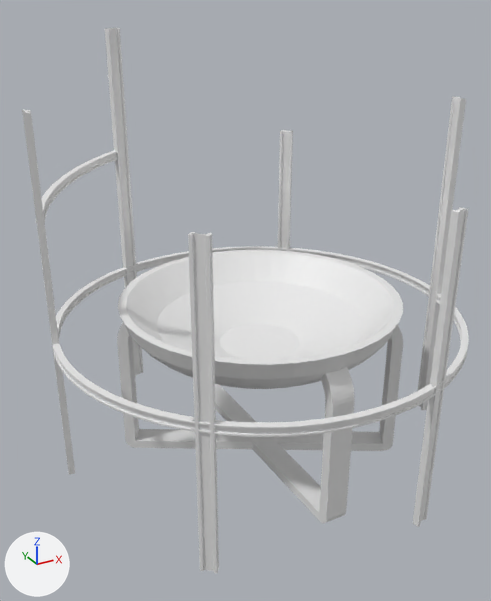
The Blender file assets/Placeholders/models/20.blend, before and after one commit.
One viewpoint serves both versions: a camera (50 mm lens) standing at (-27.6, -47.6, 33.0) and looking at (-1.7, -0.5, 9.5). Arrows for +X, +Y and +Z are at lower left; the lights stay in place.
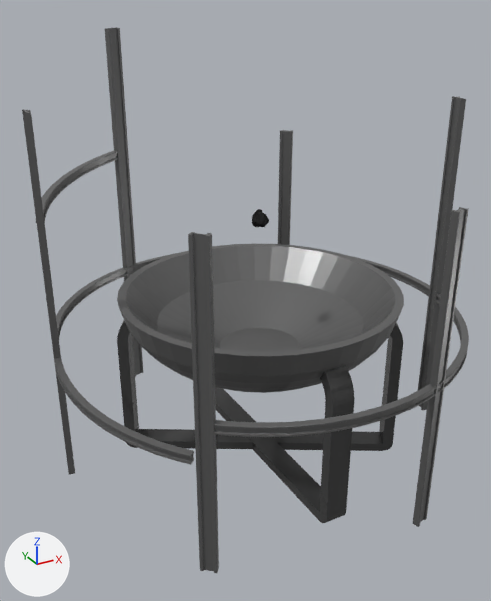
Pixel boxes [x1, y1, x2, y2] of what changed, in the pictures (491 x 601 px):
'Cube.001', recoloured, moved, rescaled (white to grey, 8% taller)
    before: [118, 250, 403, 389]
    after: [117, 243, 404, 393]
'Cube', recoloured (grey to black)
    both: [117, 320, 403, 523]
'rock', added
    after: [252, 209, 269, 227]
part 1 of me_cube_010, added
    after: [54, 358, 194, 465]
part 2 of me_cube_010, cut back
    before: [53, 343, 228, 444]
    after: [210, 420, 228, 444]
part 3 of me_cube_010, recoloured
    both: [22, 27, 469, 573]

What changed in the scene script:
```text
Add mat_metal:
    mat_metal = principled_material('metal')
    mat_metal.base_color = (0.165, 0.165, 0.165)  # grey #717171
    mat_metal.metallic = 0.524
    mat_metal.roughness = 0.373
Add mat_dark_metal:
    mat_dark_metal = principled_material('dark metal')
    mat_dark_metal.base_color = (0.085, 0.085, 0.085)  # dark grey #525252
    mat_dark_metal.metallic = 0.5
    mat_dark_metal.roughness = 0.198
Add mat_coal:
    mat_coal = principled_material('coal')
    mat_coal.base_color = (0.0, 0.0, 0.0)  # black #000000
    mat_coal.metallic = 0.524
    mat_coal.roughness = 0.69
Change me_cube_003:
    where me_cube_003.from_pydata(...)  # 216 vertices, 200 faces; spans x -11.5..11.5, y -12.7..12.7, z -8.5..5.3
    add me_cube_003.materials.append(mat_dark_metal)  # dark grey #525252
Change me_cube_005:
    where me_cube_005.from_pydata(...)  # 520 vertices, 482 faces; spans x -12.3..12.3, y -12.3..12.3, z -3.0..2.9
    remove me_cube_005.materials.append(mat_material_001)  # white #e7e7e7
    add me_cube_005.materials.append(mat_metal)  # grey #717171
Change me_cube_010:
    used by ob_cube_010; location = (-0.34, -0.02, 3.45); rotation_euler = (6.283, 0.0, 0.0), in degrees (360, 0, 0); scale = (0.693, 0.503, 2.96)
    remove me_cube_010.from_pydata(...)  # 5592 vertices, 5431 faces; spans x -25.4..26.1, y -35.4..35.5, z -2.9..9.3
    add me_cube_010.from_pydata(...)  # 5544 vertices, 5383 faces; spans x -25.5..26.1, y -35.4..35.5, z -2.9..9.3
    me_cube_010 part 1: a new loose piece of 408 vertices spanning x -25.5..-17.3, y -25.8..5.5, z 0.4..1.0, in mat_metal (grey #717171)
    me_cube_010 part 2: 3 vertices moved within x -16.8..-16.0, y -27.3..-24.9, z 1.3; 480 vertices removed from x -25.4..-16.1, y -26.6..8.3, z 1.2..1.5; 24 vertices added at x -16.0..-15.5, y -27.3..-26.4, z 1.2..1.5
    me_cube_010 part 3: 4960 faces spanning x -25.1..26.1, y -35.4..35.5, z -2.9..9.3 switch from no material to mat_metal (grey #717171)
Add me_rock:
    me_rock.from_pydata(...)  # 808 vertices, 1313 faces; spans x -0.73..0.64, y -0.94..0.8, z -0.82..0.65
    me_rock.polygons.foreach_set('use_smooth', [True] * 1313)
    me_rock.materials.append(mat_coal)  # black #000000
Change ob_cube_001:
    ob_cube_001.location: (0.0, 0.0, 6.46) -> (0.0, 0.0, 6.42)
    ob_cube_001.scale: (1.0, 1.0, 1.0) -> (1.0, 1.0, 1.24)
Add ob_rock:
    ob_rock = bpy.data.objects.new('rock', me_rock)
    ob_rock.location = (0.0, 0.0, 16.48)
```
